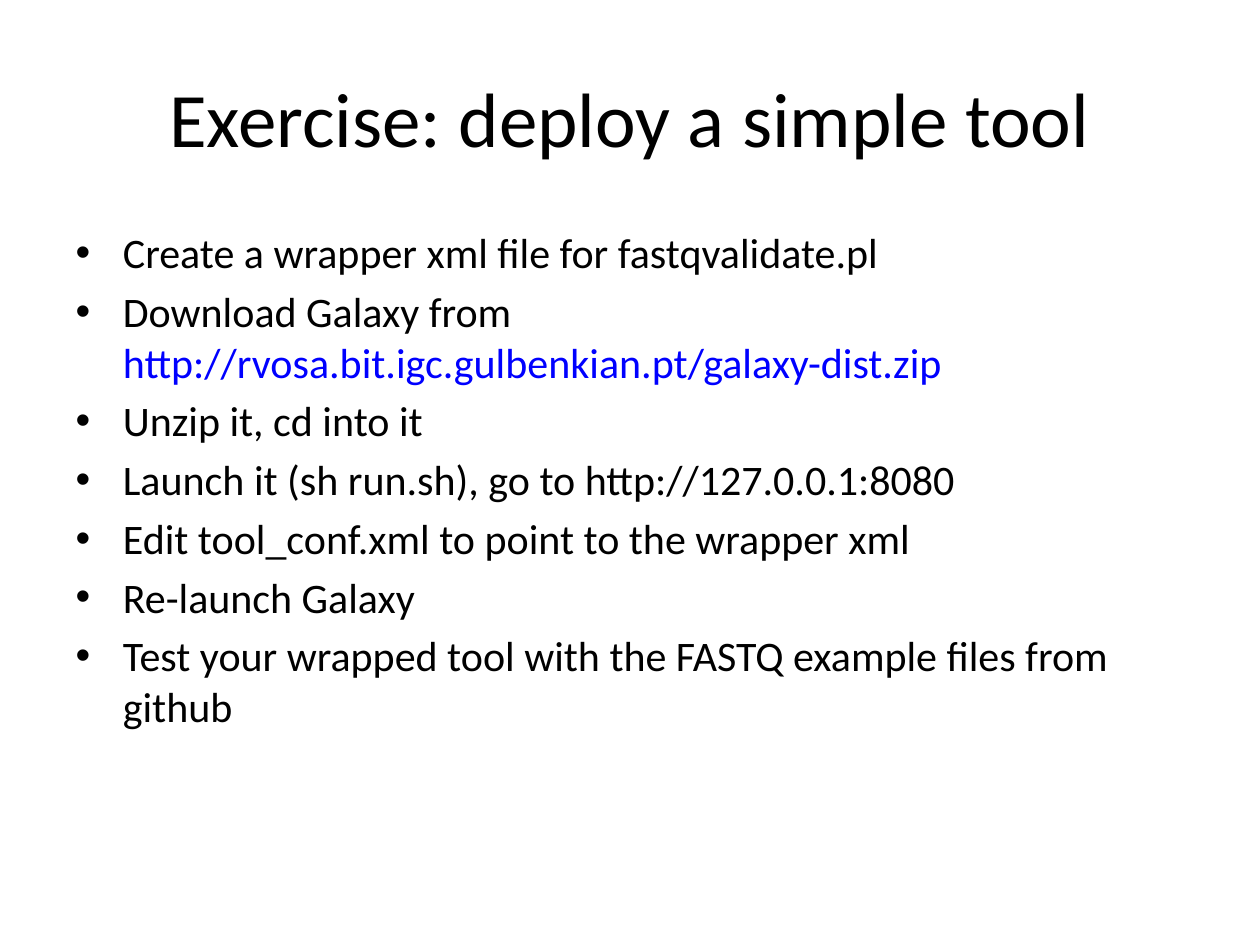
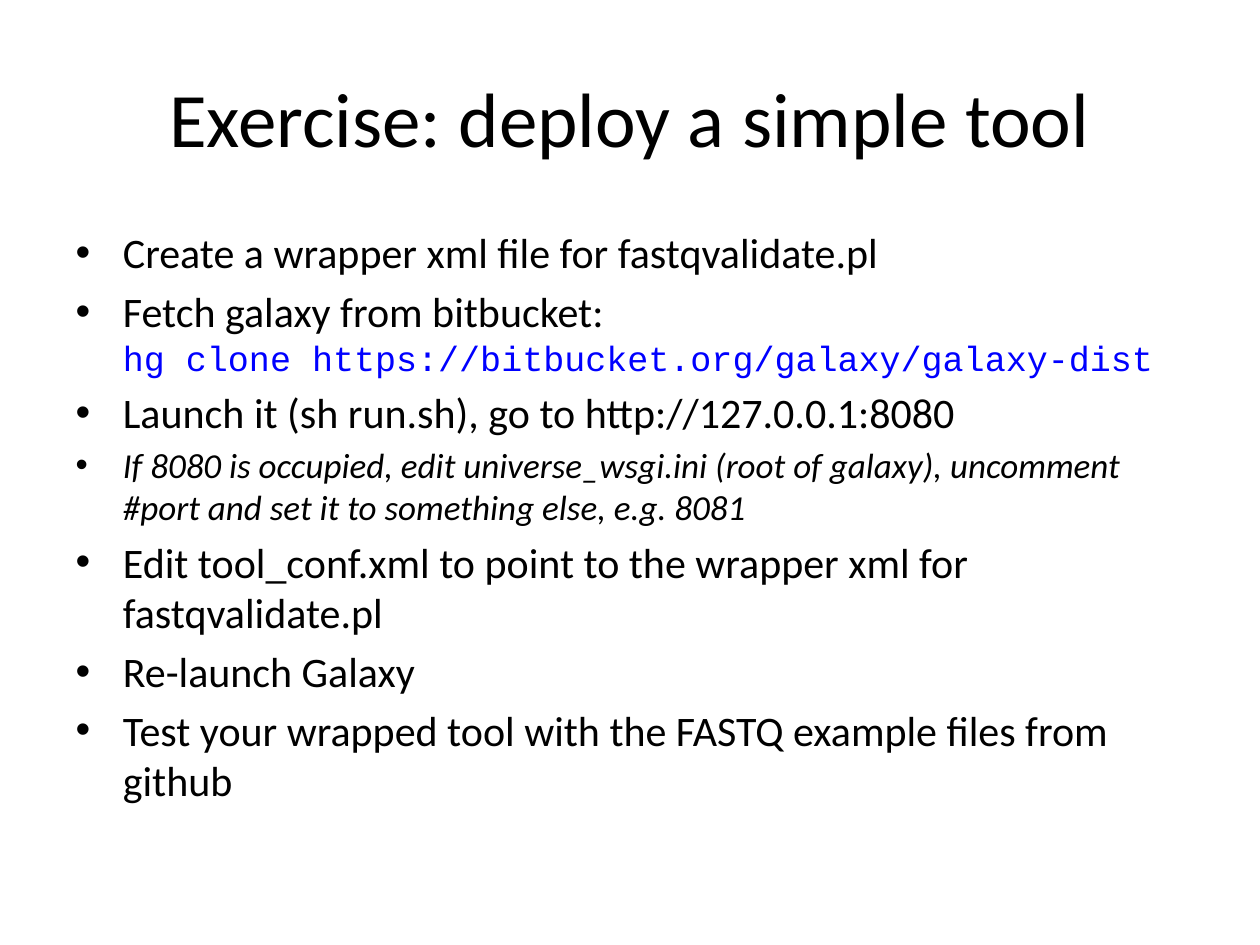
Before and after one commit to rvosa/ngs-workflows, a slide deck: slide 13 of doc/slides/day4/session4/DevelopingGalaxy.pptx. Drawn at 1260x945 pixels with LibreOffice and Linux fonts; fonts in the diff are those of the drawing. Boxes give left, top, right and bottom in pixels: in the first picture for what was removed or moved away, otherwise in the second. Text is boxed around its words. In the diff, an @@ line names an element or a change of style, - is before the commit and + after.

Commit message:
updated slides

```diff
--- a/doc/slides/day4/session4/DevelopingGalaxy.pptx
+++ b/doc/slides/day4/session4/DevelopingGalaxy.pptx
@@ text at (123,297,1153,379): text changed; size 24 to 20 pt; font Calibri to Courier New @@
-• Download Galaxy from http://rvosa.bit.igc.gulbenkian.pt/galaxy-dist.zip
-• Unzip it, cd into it
+• Fetch galaxy from bitbucket:
+  hg clone https://bitbucket.org/galaxy/galaxy-dist
@@ text at (123,452,1120,635): text changed; size 24 to 20 pt; italic on @@
-• Edit tool_conf.xml to point to the wrapper xml
+• If 8080 is occupied, edit universe_wsgi.ini (root of galaxy), uncomment #port and set it to something else, e.g. 8081
+• Edit tool_conf.xml to point to the wrapper xml for fastqvalidate.pl
```
